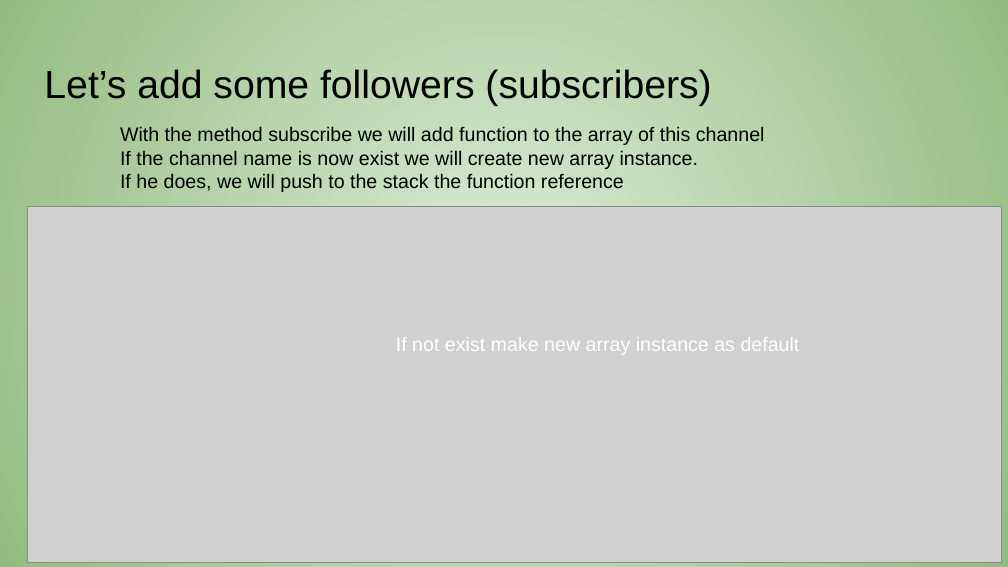
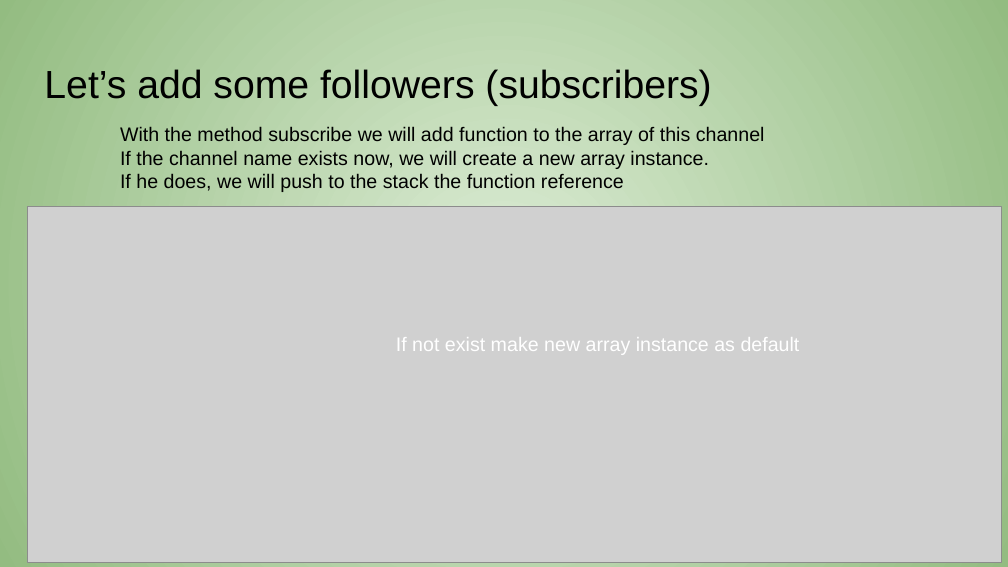
Before and after one commit to amanecer2/spaghetti-to-reactive, a slide deck: slide 20 of from spageti to reactive.pptx (slide 19 before the commit). Drawn at 1008x567 pixels with LibreOffice and Linux fonts; fonts in the diff are those of the drawing; grey boxes stand for pictures. Boxes give left, top, right and bottom in pixels: in the first picture for what was removed or moved away, otherwise in the second. Text is boxed around its words. In the diff, an @@ line names an element or a change of style, - is before the commit and + after.

```diff
--- a/from spageti to reactive.pptx
+++ b/from spageti to reactive.pptx
@@ text at (x1=120, y1=150, x2=708, y2=169): text changed @@
-If the channel name is now exist we will create new array instance.
+If the channel name exists now, we will create a new array instance.
```
Also in this commit, not shown: 11 other slides changed, 1 slide added.
